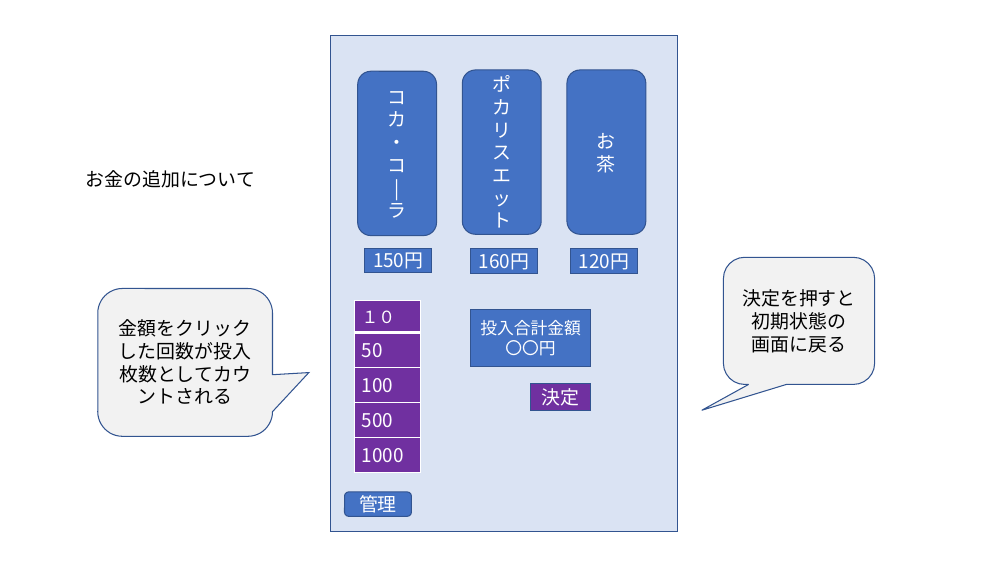
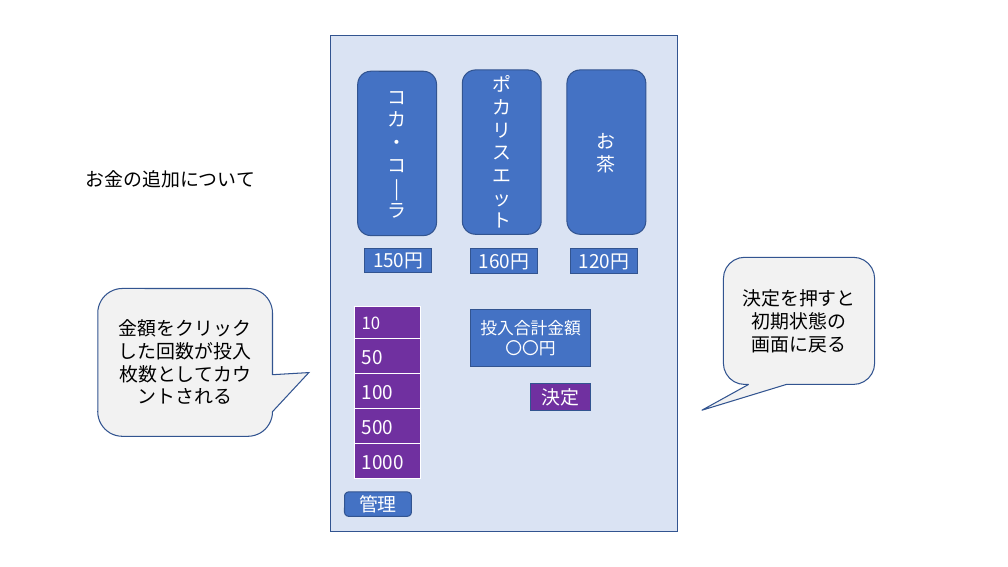
Before and after one commit to 2020011/miniProject, a slide deck: slide 5 of 01_計画/【提案書】自動販売機システム.pptx. Drawn at 1008x567 pixels with LibreOffice and Linux fonts; fonts in the diff are those of the drawing. Boxes give left, top, right and bottom in pixels: in the first picture for what was removed or moved away, otherwise in the second. Text is boxed around its words. In the diff, an @@ line names an element or a change of style, - is before the commit and + after.

Commit message:
半角に直した

```diff
--- a/01_計画/【提案書】自動販売機システム.pptx
+++ b/01_計画/【提案書】自動販売機システム.pptx
@@ table at (354, 307, 420, 473) @@
-row 1, column 1: １０
+row 1, column 1: 10
@@ borders changed @@
@@ table: place and size @@
-table at (354, 300, 420, 466)
+table at (354, 307, 420, 473)
```
